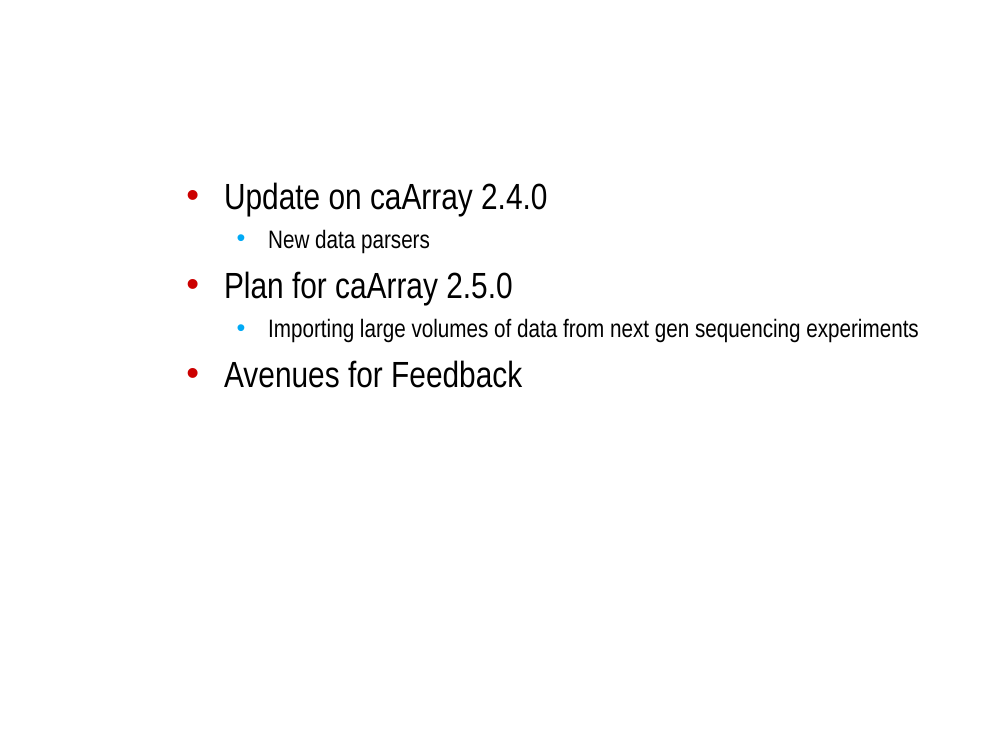
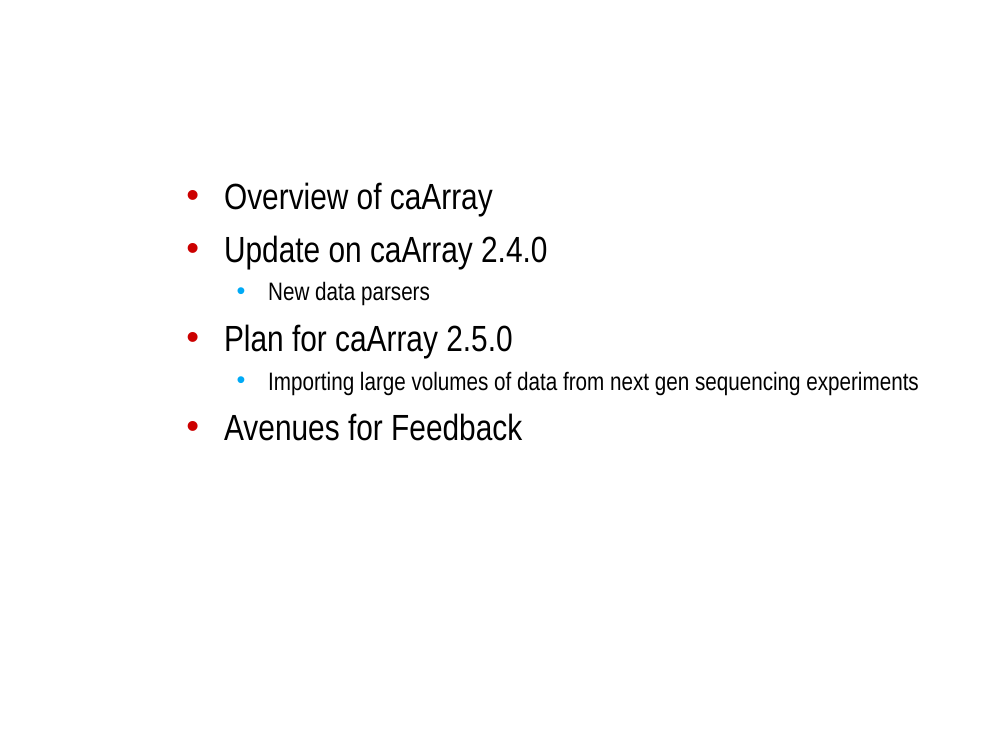
Before and after one commit to NCIP/caarray-docs, a slide deck: slide 2 of project_management/open_meetings/ICR_WS_Meeting_2010_08_11.ppt. Drawn at 1008x756 pixels with LibreOffice and Linux fonts; fonts in the diff are those of the drawing; background and template pictures are left out. Boxes give left, top, right and bottom in pixels: in the first picture for what was removed or moved away, otherwise in the second. Text is boxed around its words. In the diff, an @@ line names an element or a change of style, - is before the commit and + after.

Commit message:
Added overview slides.

```diff
--- a/project_management/open_meetings/ICR_WS_Meeting_2010_08_11.ppt
+++ b/project_management/open_meetings/ICR_WS_Meeting_2010_08_11.ppt
@@ text at (x1=224, y1=182, x2=493, y2=216): paragraph added @@
+• Overview of caArray
```
Also in this commit, not shown: 4 slides added.
